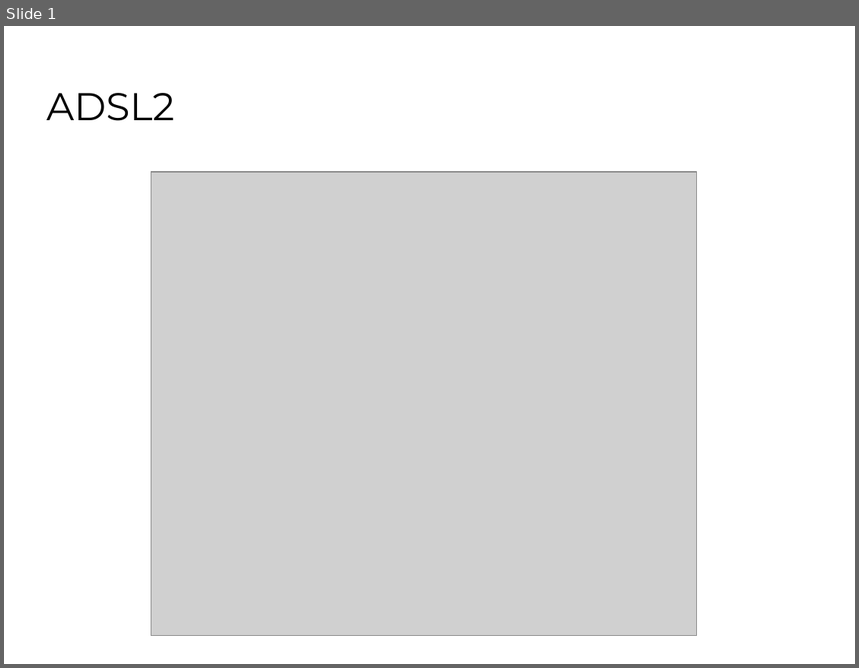
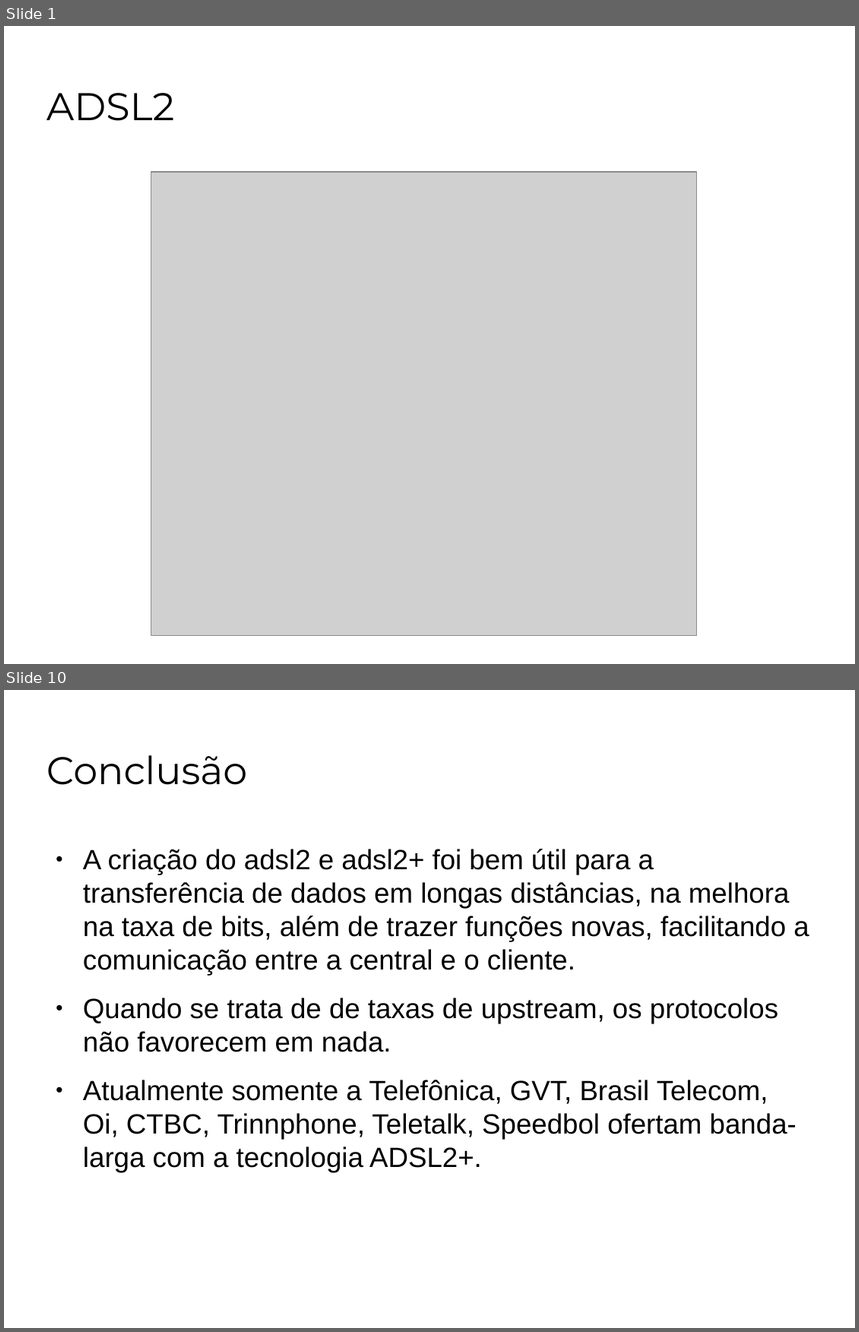
Before and after one commit to rzorzal/ADSL2, a slide deck: adsl2.odp. Shown one above the other, each under a label of ours: slide 1 before the commit, slides 1 and 10 after it; the slides between them are not shown. The pictures are 859x668 and 859x1332 pixels, drawn with LibreOffice and Linux fonts; fonts in the diff are those of the drawing; grey boxes stand for pictures; background and template pictures are left out. Boxes give left, top, right and bottom in pixels: in the first picture for what was removed or moved away, otherwise in the second. Text is boxed around its words. In the diff, an @@ line names an element or a change of style, - is before the commit and + after.

```diff
--- a/adsl2.odp
+++ b/adsl2.odp
@@ slide 10 added at <box>4,690,855,1328</box>, background picture (left out) @@
@@ title added at <box>47,755,247,785</box>, 36 pt, text #000000 @@
+Conclusão
@@ text added at <box>83,849,809,1173</box>, 26 pt, text #000000 @@
+● A criação do adsl2 e adsl2+ foi bem útil para a transferência de dados em longas distâncias, na melhora na taxa de bits, além de trazer funções novas, facilitando a comunicação entre a central e o cliente.
+● Quando se trata de de taxas de upstream, os protocolos não favorecem em nada.
+● Atualmente somente a Telefônica, GVT, Brasil Telecom, Oi, CTBC, Trinnphone, Teletalk, Speedbol ofertam banda-larga com a tecnologia ADSL2+.
```
Also in this commit, not shown: 4 slides changed, 4 other slides added, 1 slide removed, 3 other files.
